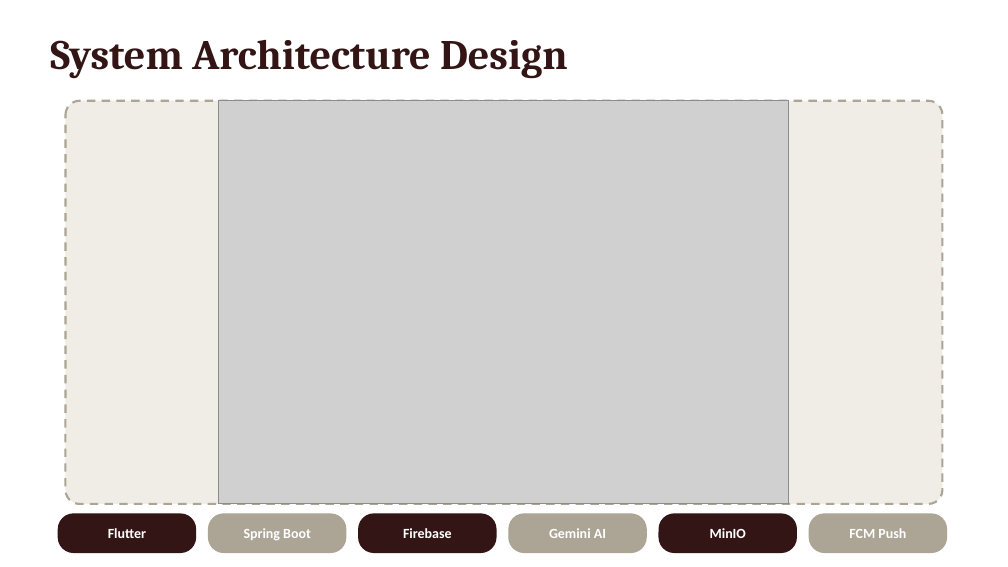
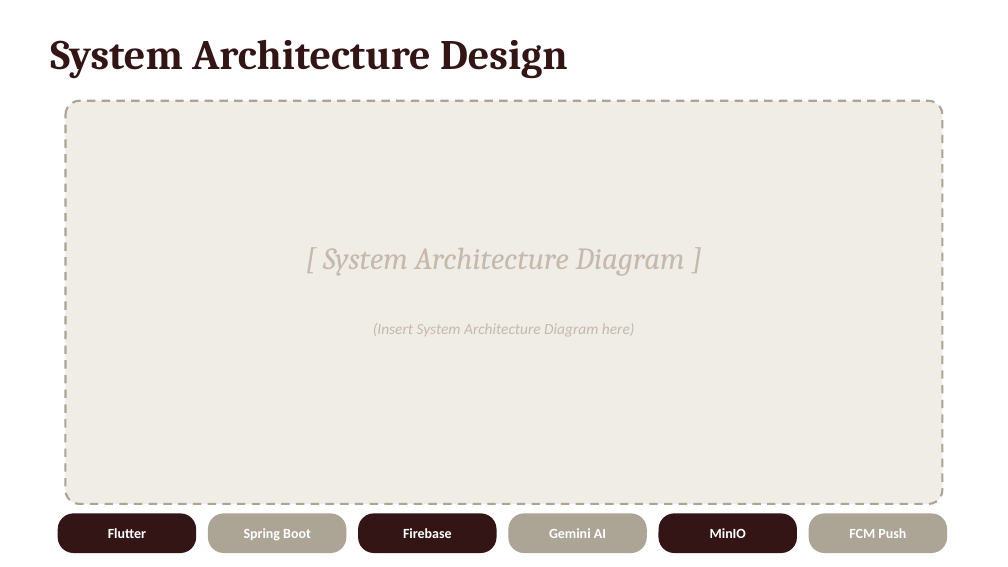
Before and after one commit to BlackQwerty/mybahaya, a slide deck: slide 10 of diagrams-xml/MyBahaya_FYP1.pptx. Drawn at 1008x567 pixels with LibreOffice and Linux fonts; fonts in the diff are those of the drawing; grey boxes stand for pictures. Boxes give left, top, right and bottom in pixels: in the first picture for what was removed or moved away, otherwise in the second. Text is boxed around its words. In the diff, an @@ line names an element or a change of style, - is before the commit and + after.

```diff
--- a/diagrams-xml/MyBahaya_FYP1.pptx
+++ b/diagrams-xml/MyBahaya_FYP1.pptx
@@ picture removed at (x1=219, y1=101, x2=788, y2=504) @@
@@ text added at (x1=323, y1=248, x2=685, y2=276), 22 pt, text #C4B9AC, italic @@
+[ System Architecture Diagram ]
@@ text added at (x1=373, y1=323, x2=635, y2=336), 11 pt, text #C4B9AC, italic @@
+(Insert System Architecture Diagram here)
```
Also in this commit, not shown: 2 other slides changed, 2 slides added, 7 other files.
